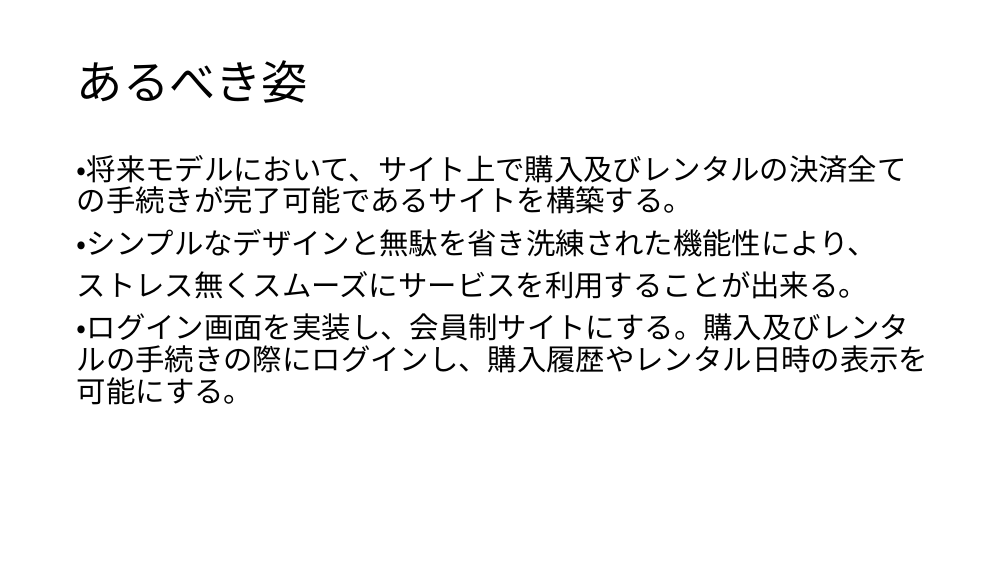
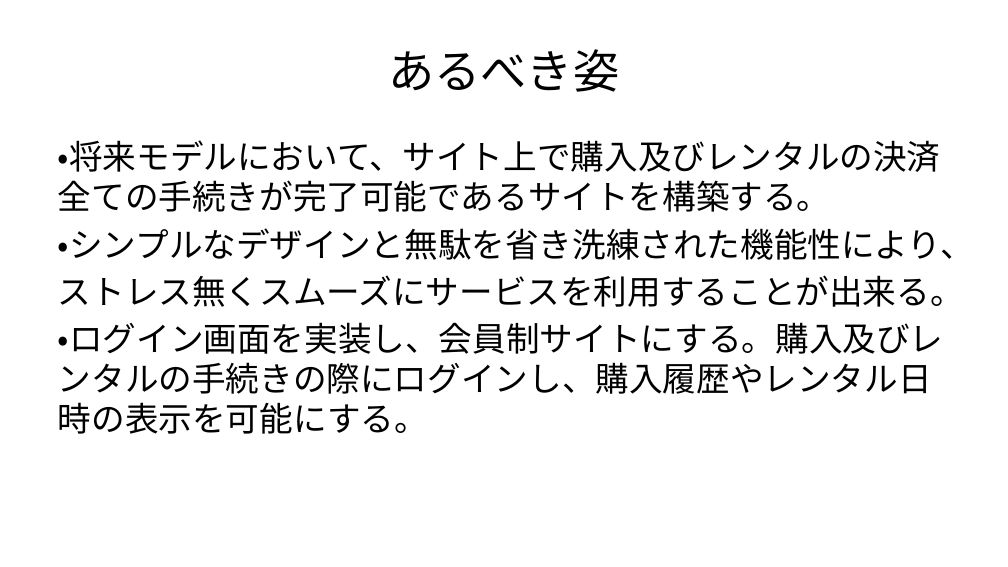
Before and after one commit to badapple330/openconnect, a slide deck: slide 9 of [Architect]/201612-nadeshiko-phase1/00.事前調査/nadeshiko ギャップ分析.pptx. Drawn at 1008x567 pixels with LibreOffice and Linux fonts; fonts in the diff are those of the drawing. Boxes give left, top, right and bottom in pixels: in the first picture for what was removed or moved away, otherwise in the second. Text is boxed around its words. In the diff, an @@ line names an element or a change of style, - is before the commit and + after.

```diff
--- a/[Architect]/201612-nadeshiko-phase1/00.事前調査/nadeshiko ギャップ分析.pptx
+++ b/[Architect]/201612-nadeshiko-phase1/00.事前調査/nadeshiko ギャップ分析.pptx
@@ title "あるべき姿": place and size @@
-title "あるべき姿" at [77, 60, 308, 103]
+title "あるべき姿" at [388, 49, 619, 92]
@@ title "あるべき姿" at [388, 49, 619, 92]: font Calibri to Arial; alignment left to centre; line spacing 0.9 to 1 @@
@@ text "・将来モデルにおいて、サイト上で購入及びレンタルの決済全ての手続きが完了可能であるサイトを構築する。": place and size @@
-text "・将来モデルにおいて、サイト上で購入及びレンタルの決済全ての手続きが完了可能であるサイトを構築する。" at [77, 155, 928, 405]
+text "・将来モデルにおいて、サイト上で購入及びレンタルの決済全ての手続きが完了可能であるサイトを構築する。" at [58, 140, 974, 434]
@@ text "・将来モデルにおいて、サイト上で購入及びレンタルの決済全ての手続きが完了可能であるサイトを構築する。" at [58, 140, 974, 434]: size 28 to 32 pt, font Calibri to Arial; line spacing 0.9 to 1; less space between paragraphs @@
```
Also in this commit, not shown: 10 other slides changed, 1 slide added, 1 slide removed.
